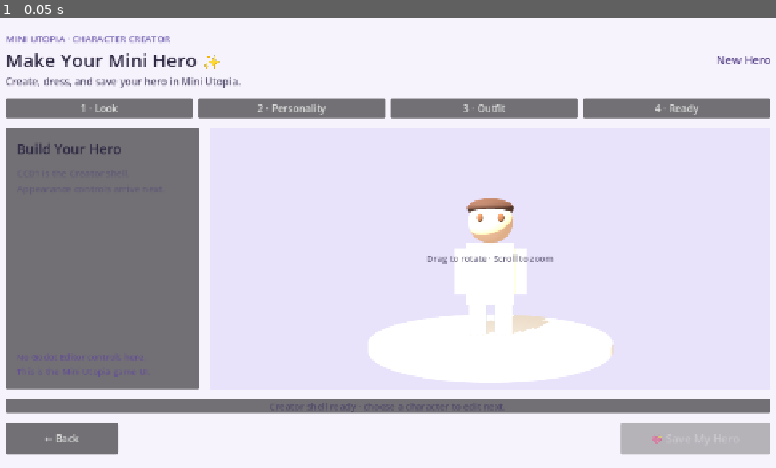
Above: before the commit, frame 1.
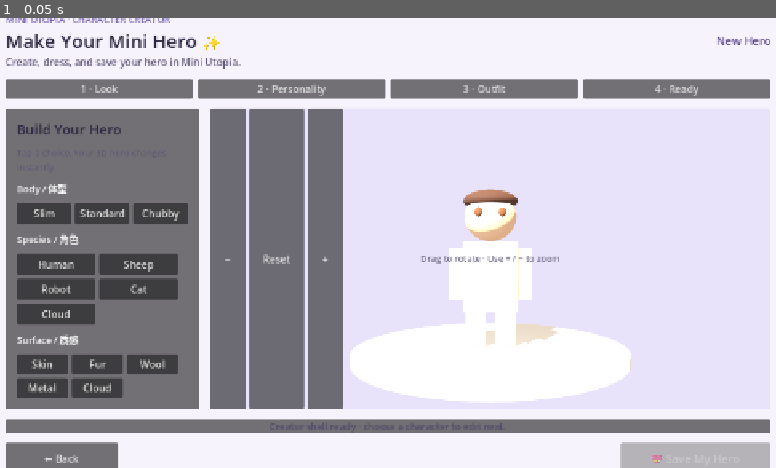
Above: after the commit, the same moment.

Repository: Mrlukahuang/mini-utopia-studio
Game: Godot game, scene res://scenes/character_creator.tscn
Two runs of this game, one before a commit and one after it. Both use one fixed random seed, a clock stepped at 60 frames per second and the inputs below. This scene is started directly instead of the project's main scene.
Inputs:
- Up to frame 1 (0.05 s): no input

The runs differ from the first frame. In frame 1, 35% of the frame differs, in the area x 0-100%, y 0-100%.

Commit message:
GODOT-CC03 add child-facing look and zoom controls

Diff:
--- a/godot/scenes/character_creator.tscn
+++ b/godot/scenes/character_creator.tscn
@@ -129,20 +129,108 @@
 [node name="Hint" type="Label" parent="RootMargin/MainColumn/CreatorBody/ChoicePanel/Margin/Content"]
 layout_mode = 2
 theme_override_colors/font_color = Color(0.38, 0.35, 0.46, 1)
-theme_override_font_sizes/font_size = 15
-text = "CC01 is the Creator shell.\nAppearance controls arrive next."
+theme_override_font_sizes/font_size = 14
+text = "Tap a choice. Your 3D hero changes instantly."
 autowrap_mode = 2
 
-[node name="Spacer" type="Control" parent="RootMargin/MainColumn/CreatorBody/ChoicePanel/Margin/Content"]
-layout_mode = 2
-size_flags_vertical = 3
-
-[node name="ChildNote" type="Label" parent="RootMargin/MainColumn/CreatorBody/ChoicePanel/Margin/Content"]
-layout_mode = 2
-theme_override_colors/font_color = Color(0.39, 0.31, 0.57, 1)
-theme_override_font_sizes/font_size = 14
-text = "No Godot Editor controls here.\nThis is the Mini Utopia game UI."
-autowrap_mode = 2
+[node name="BodyLabel" type="Label" parent="RootMargin/MainColumn/CreatorBody/ChoicePanel/Margin/Content"]
+layout_mode = 2
+theme_override_font_sizes/font_size = 15
+text = "Body / 体型"
+
+[node name="BodyRow" type="HBoxContainer" parent="RootMargin/MainColumn/CreatorBody/ChoicePanel/Margin/Content"]
+layout_mode = 2
+theme_override_constants/separation = 6
+
+[node name="SlimButton" type="Button" parent="RootMargin/MainColumn/CreatorBody/ChoicePanel/Margin/Content/BodyRow"]
+custom_minimum_size = Vector2(0, 34)
+layout_mode = 2
+size_flags_horizontal = 3
+text = "Slim"
+
+[node name="StandardButton" type="Button" parent="RootMargin/MainColumn/CreatorBody/ChoicePanel/Margin/Content/BodyRow"]
+custom_minimum_size = Vector2(0, 34)
+layout_mode = 2
+size_flags_horizontal = 3
+text = "Standard"
+
+[node name="ChubbyButton" type="Button" parent="RootMargin/MainColumn/CreatorBody/ChoicePanel/Margin/Content/BodyRow"]
+custom_minimum_size = Vector2(0, 34)
+layout_mode = 2
+size_flags_horizontal = 3
+text = "Chubby"
+
+[node name="SpeciesLabel" type="Label" parent="RootMargin/MainColumn/CreatorBody/ChoicePanel/Margin/Content"]
+layout_mode = 2
+theme_override_font_sizes/font_size = 15
+text = "Species / 角色"
+
+[node name="SpeciesGrid" type="GridContainer" parent="RootMargin/MainColumn/CreatorBody/ChoicePanel/Margin/Content"]
+layout_mode = 2
+columns = 2
+theme_override_constants/h_separation = 6
+theme_override_constants/v_separation = 6
+
+[node name="HumanButton" type="Button" parent="RootMargin/MainColumn/CreatorBody/ChoicePanel/Margin/Content/SpeciesGrid"]
+custom_minimum_size = Vector2(126, 34)
+layout_mode = 2
+text = "Human"
+
+[node name="SheepButton" type="Button" parent="RootMargin/MainColumn/CreatorBody/ChoicePanel/Margin/Content/SpeciesGrid"]
+custom_minimum_size = Vector2(126, 34)
+layout_mode = 2
+text = "Sheep"
+
+[node name="RobotButton" type="Button" parent="RootMargin/MainColumn/CreatorBody/ChoicePanel/Margin/Content/SpeciesGrid"]
+custom_minimum_size = Vector2(126, 34)
+layout_mode = 2
+text = "Robot"
+
+[node name="CatButton" type="Button" parent="RootMargin/MainColumn/CreatorBody/ChoicePanel/Margin/Content/SpeciesGrid"]
+custom_minimum_size = Vector2(126, 34)
+layout_mode = 2
+text = "Cat"
+
+[node name="CloudButton" type="Button" parent="RootMargin/MainColumn/CreatorBody/ChoicePanel/Margin/Content/SpeciesGrid"]
+custom_minimum_size = Vector2(126, 34)
+layout_mode = 2
+text = "Cloud"
+
+[node name="SurfaceLabel" type="Label" parent="RootMargin/MainColumn/CreatorBody/ChoicePanel/Margin/Content"]
+layout_mode = 2
+theme_override_font_sizes/font_size = 15
+text = "Surface / 质感"
+
+[node name="SurfaceGrid" type="GridContainer" parent="RootMargin/MainColumn/CreatorBody/ChoicePanel/Margin/Content"]
+layout_mode = 2
+columns = 3
+theme_override_constants/h_separation = 6
+theme_override_constants/v_separation = 6
+
+[node name="SkinButton" type="Button" parent="RootMargin/MainColumn/CreatorBody/ChoicePanel/Margin/Content/SurfaceGrid"]
+custom_minimum_size = Vector2(82, 32)
+layout_mode = 2
+text = "Skin"
+
+[node name="FurButton" type="Button" parent="RootMargin/MainColumn/CreatorBody/ChoicePanel/Margin/Content/SurfaceGrid"]
+custom_minimum_size = Vector2(82, 32)
+layout_mode = 2
+text = "Fur"
+
+[node name="WoolButton" type="Button" parent="RootMargin/MainColumn/CreatorBody/ChoicePanel/Margin/Content/SurfaceGrid"]
+custom_minimum_size = Vector2(82, 32)
+layout_mode = 2
+text = "Wool"
+
+[node name="MetalButton" type="Button" parent="RootMargin/MainColumn/CreatorBody/ChoicePanel/Margin/Content/SurfaceGrid"]
+custom_minimum_size = Vector2(82, 32)
+layout_mode = 2
+text = "Metal"
+
+[node name="CloudButton" type="Button" parent="RootMargin/MainColumn/CreatorBody/ChoicePanel/Margin/Content/SurfaceGrid"]
+custom_minimum_size = Vector2(82, 32)
+layout_mode = 2
+text = "Cloud"
 
 [node name="PreviewPanel" type="PanelContainer" parent="RootMargin/MainColumn/CreatorBody"]
 layout_mode = 2
@@ -155,6 +243,33 @@
 size_flags_vertical = 3
 stretch = true
 script = ExtResource("3_stage")
+
+[node name="ZoomControls" type="HBoxContainer" parent="RootMargin/MainColumn/CreatorBody/PreviewPanel"]
+layout_mode = 1
+anchors_preset = 1
+anchor_left = 1.0
+anchor_right = 1.0
+offset_left = -220.0
+offset_top = 12.0
+offset_right = -12.0
+offset_bottom = 48.0
+grow_horizontal = 0
+theme_override_constants/separation = 6
+
+[node name="ZoomOutButton" type="Button" parent="RootMargin/MainColumn/CreatorBody/PreviewPanel/ZoomControls"]
+custom_minimum_size = Vector2(56, 36)
+layout_mode = 2
+text = "−"
+
+[node name="ResetButton" type="Button" parent="RootMargin/MainColumn/CreatorBody/PreviewPanel/ZoomControls"]
+custom_minimum_size = Vector2(88, 36)
+layout_mode = 2
+text = "Reset"
+
+[node name="ZoomInButton" type="Button" parent="RootMargin/MainColumn/CreatorBody/PreviewPanel/ZoomControls"]
+custom_minimum_size = Vector2(56, 36)
+layout_mode = 2
+text = "+"
 
 [node name="StageHint" type="Label" parent="RootMargin/MainColumn/CreatorBody/PreviewPanel"]
 layout_mode = 1
@@ -170,7 +285,7 @@
 mouse_filter = 2
 theme_override_colors/font_color = Color(0.34, 0.31, 0.43, 0.86)
 theme_override_font_sizes/font_size = 14
-text = "Drag to rotate · Scroll to zoom"
+text = "Drag to rotate · Use + / − to zoom"
 horizontal_alignment = 1
 
 [node name="StatusBar" type="PanelContainer" parent="RootMargin/MainColumn"]
